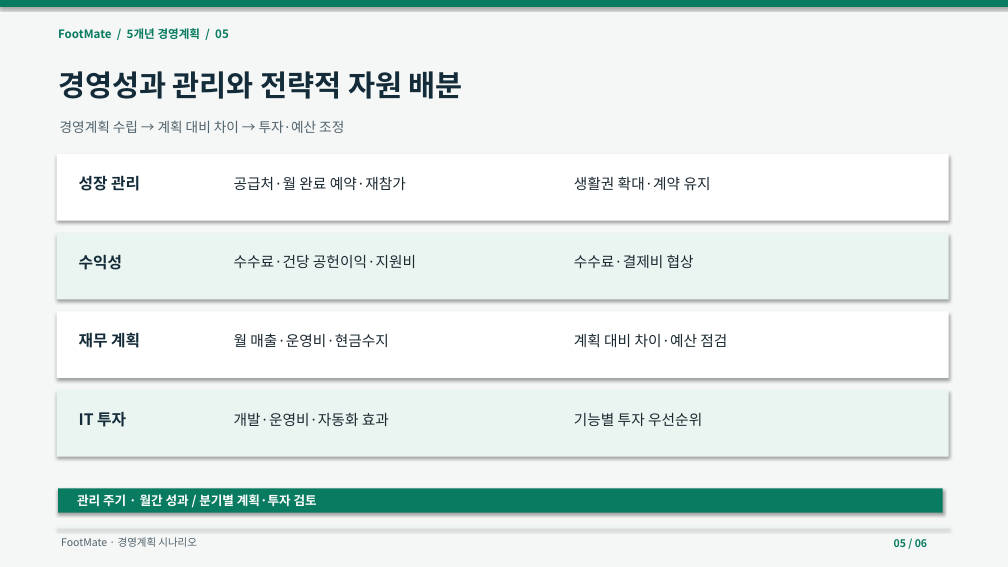
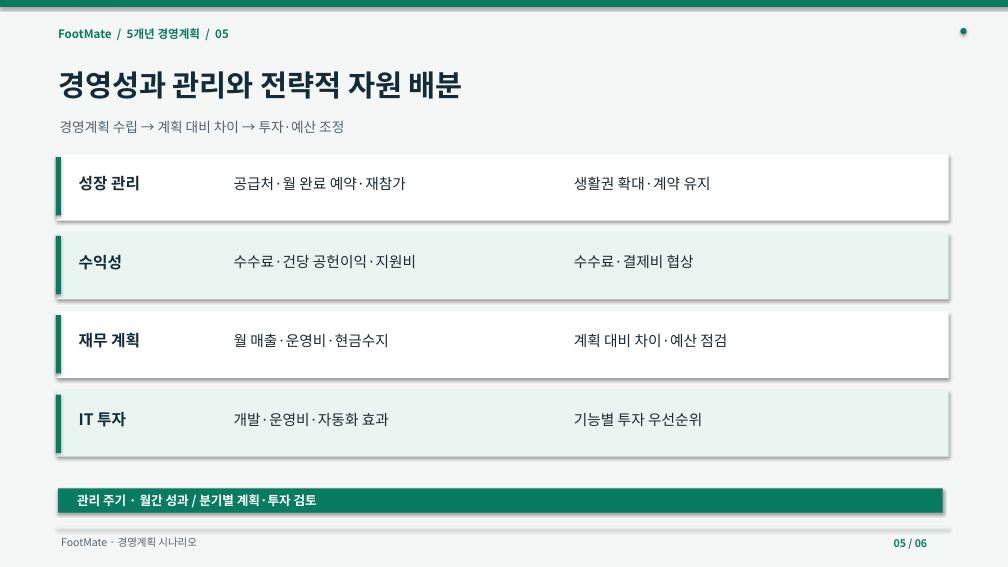
Before and after one commit to dohyunkimmm/footmate-case-study, a slide deck: slide 5 of src/case-study/downloads/footmate_5year_strategy.pptx. Drawn at 1008x567 pixels with LibreOffice and Linux fonts; fonts in the diff are those of the drawing. Boxes give left, top, right and bottom in pixels: in the first picture for what was removed or moved away, otherwise in the second. Text is boxed around its words. In the diff, an @@ line names an element or a change of style, - is before the commit and + after.

```diff
--- a/src/case-study/downloads/footmate_5year_strategy.pptx
+++ b/src/case-study/downloads/footmate_5year_strategy.pptx
@@ ellipse added at <box>960,28,966,34</box>, fill #087B60 @@
@@ rectangle added at <box>56,157,61,216</box>, fill #087B60 @@
@@ rectangle added at <box>56,236,61,294</box>, fill #087B60 @@
@@ rectangle added at <box>56,315,61,374</box>, fill #087B60 @@
@@ rectangle added at <box>56,395,61,453</box>, fill #087B60 @@
```
Also in this commit, not shown: 5 other slides changed, 19 other files.
